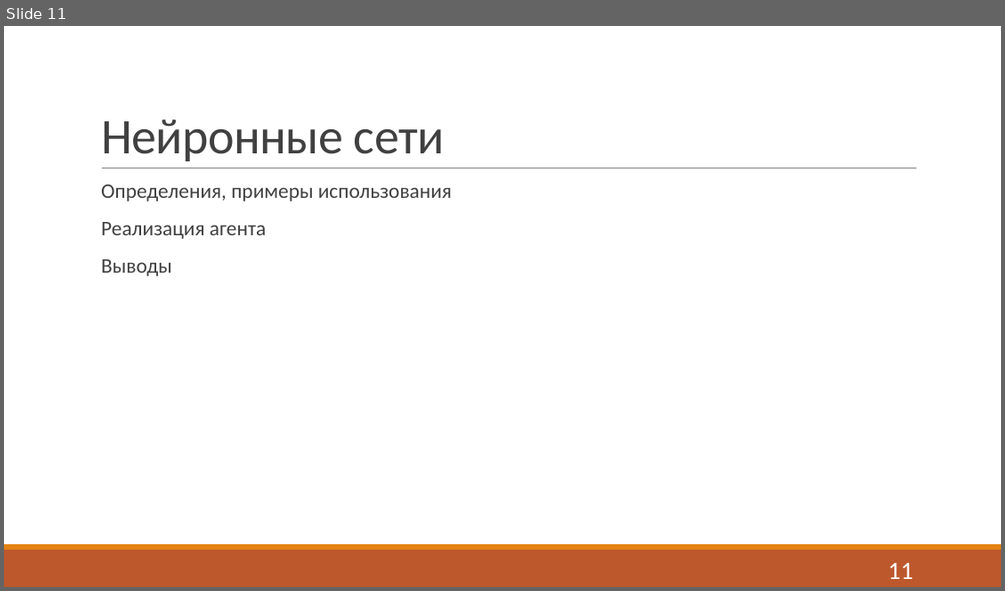
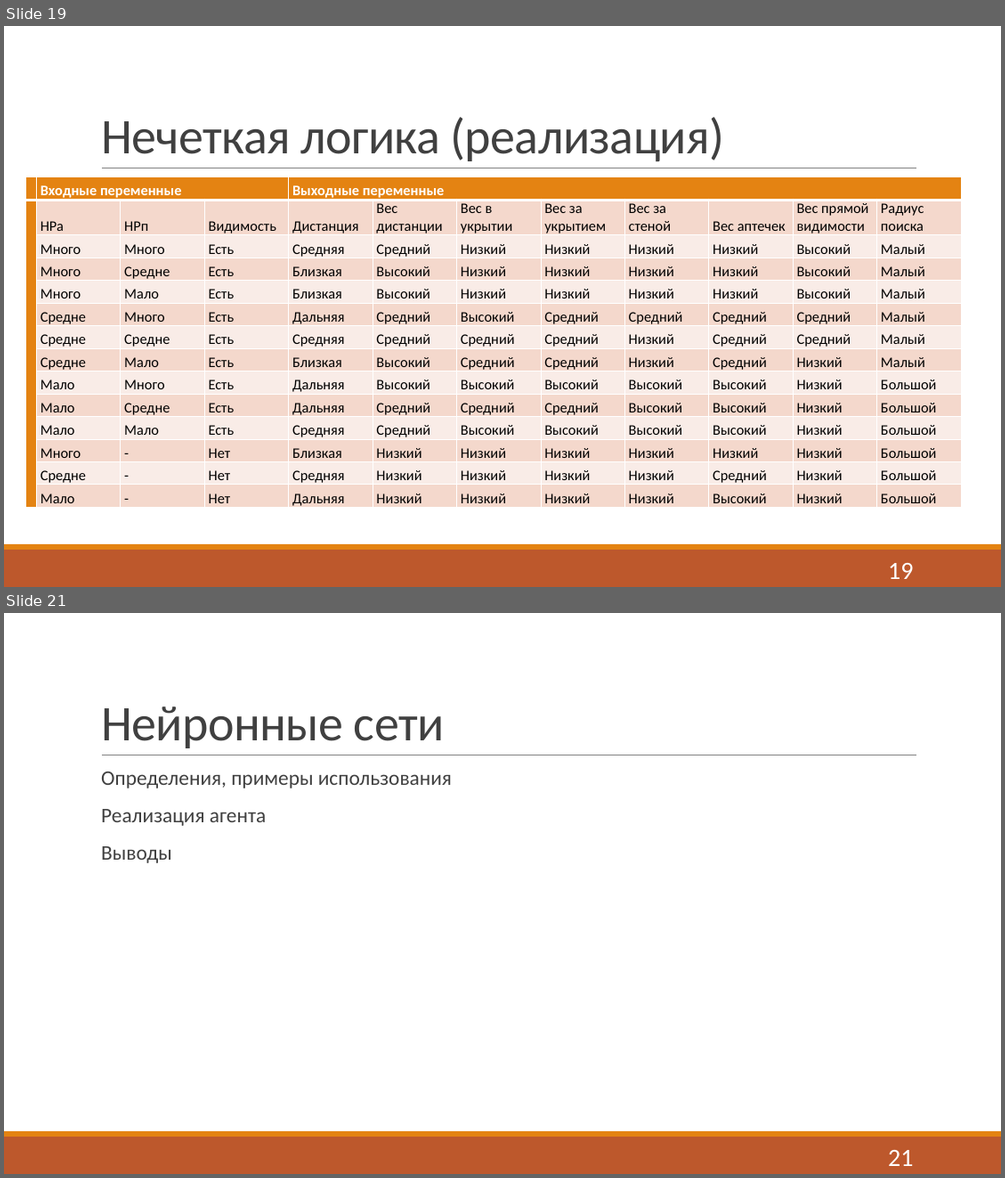
Before and after one commit to Fck-r-sns/Game_AI_thesis, a slide deck: Презентация.pptx. Shown one above the other, each under a label of ours: slide 11 before the commit, slides 19 and 21 after it; the slides between them are not shown. The pictures are 1005x591 and 1005x1178 pixels, drawn with LibreOffice and Linux fonts; fonts in the diff are those of the drawing. Boxes give left, top, right and bottom in pixels: in the first picture for what was removed or moved away, otherwise in the second. Text is boxed around its words. In the diff, an @@ line names an element or a change of style, - is before the commit and + after.

```diff
--- a/Презентация.pptx
+++ b/Презентация.pptx
@@ slide 19 added at (4, 26, 1001, 587), background #FFFFFF; not listed: 3 template elements that a slide beside it also shows @@
@@ title added at (101, 117, 725, 161), 48 pt, text #404040 @@
+Нечеткая логика (реализация)
@@ table added at (26, 177, 957, 511), 14 rows, 12 columns @@
+ | Входные переменные |  |  | Выходные переменные |  |  |  |  |  |  | 
+ | HPa | HPп | Видимость | Дистанция | Вес дистанции | Вес в укрытии | Вес за укрытием | Вес за стеной | Вес аптечек | Вес прямой видимости | Радиус поиска
+ | Много | Много | Есть | Средняя | Средний | Низкий | Низкий | Низкий | Низкий | Высокий | Малый
+ | Много | Средне | Есть | Близкая | Высокий | Низкий | Низкий | Низкий | Низкий | Высокий | Малый
+ | Много | Мало | Есть | Близкая | Высокий | Низкий | Низкий | Низкий | Низкий | Высокий | Малый
+ | Средне | Много | Есть | Дальняя | Средний | Высокий | Средний | Средний | Средний | Средний | Малый
+ | Средне | Средне | Есть | Средняя | Средний | Средний | Средний | Низкий | Средний | Средний | Малый
+ | Средне | Мало | Есть | Близкая | Высокий | Средний | Средний | Низкий | Средний | Низкий | Малый
+ | Мало | Много | Есть | Дальняя | Высокий | Высокий | Высокий | Высокий | Высокий | Низкий | Большой
+ | Мало | Средне | Есть | Дальняя | Средний | Средний | Средний | Высокий | Высокий | Низкий | Большой
+ | Мало | Мало | Есть | Средняя | Средний | Высокий | Высокий | Высокий | Высокий | Низкий | Большой
+ | Много | - | Нет | Близкая | Низкий | Низкий | Низкий | Низкий | Низкий | Низкий | Большой
+ | Средне | - | Нет | Средняя | Низкий | Низкий | Низкий | Низкий | Средний | Низкий | Большой
+ | Мало | - | Нет | Дальняя | Низкий | Низкий | Низкий | Низкий | Высокий | Низкий | Большой
@@ page number added at (888, 563, 913, 579), 24 pt, text #FFFFFF @@
+19
@@ what was slide 11 is now slide 21 @@
@@ page number at (888, 1150, 913, 1166): text changed @@
-11
+21
```
Also in this commit, not shown: 6 slides changed, 15 other slides added, 2 slides removed.
